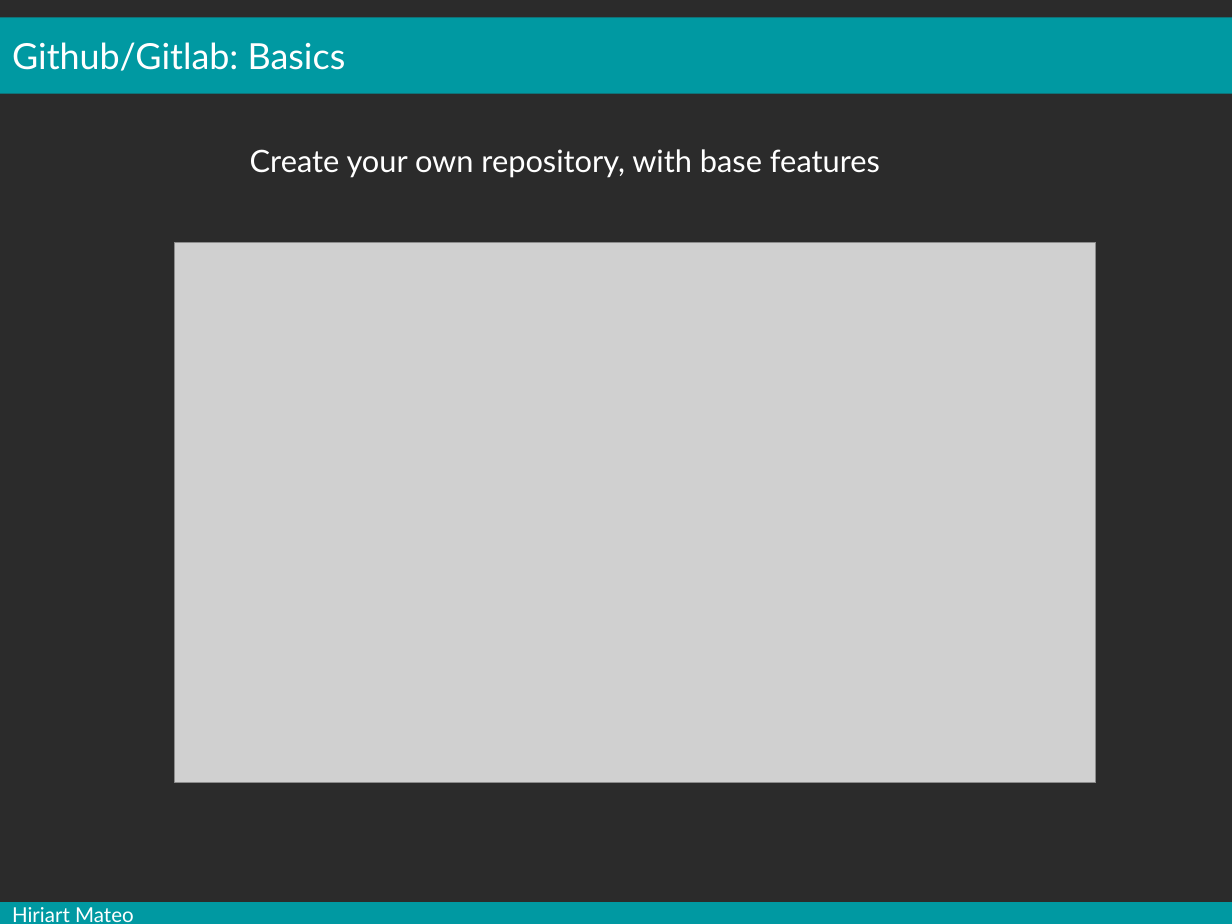
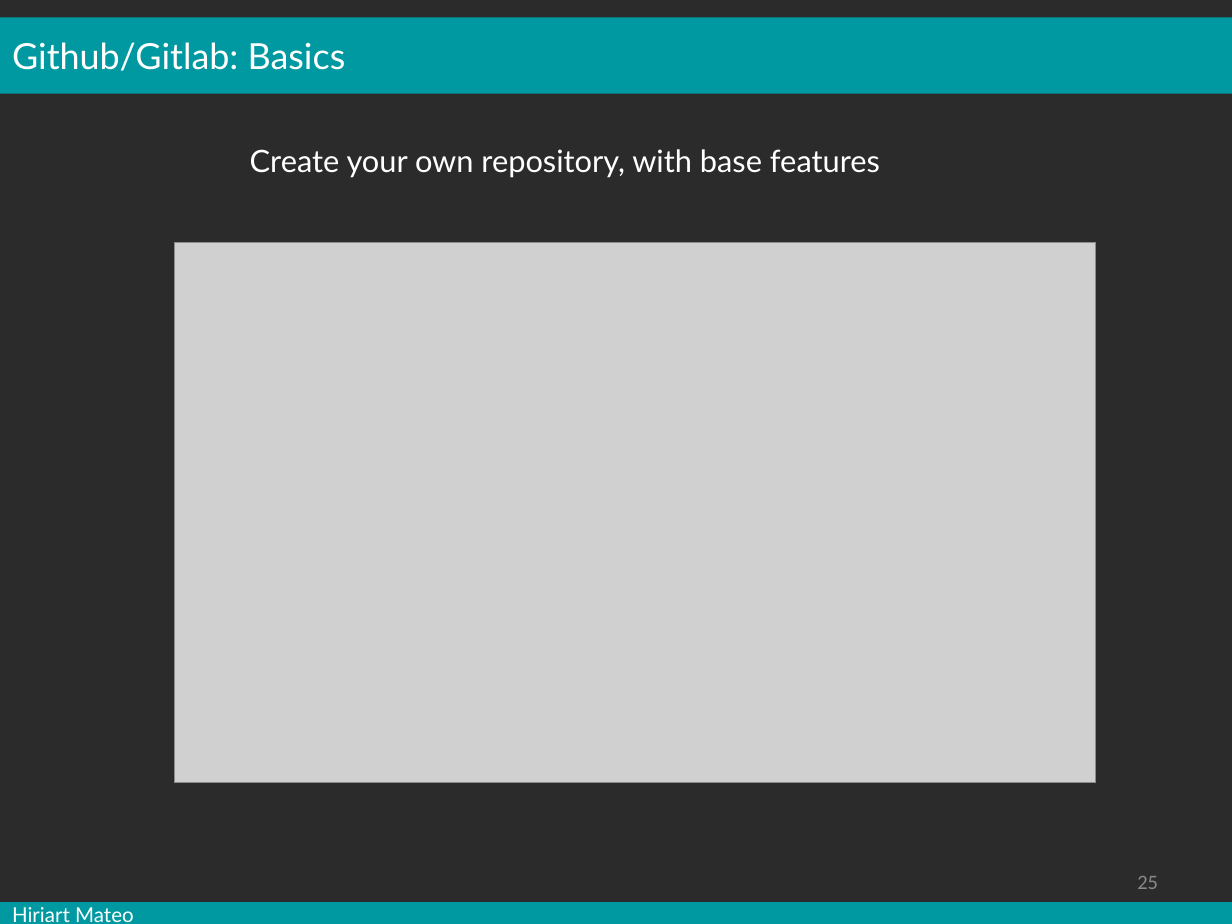
Before and after one commit to mesocentre-clermont-auvergne/formation_fair, a slide deck: slide 25 of fair_versionnage/versionnage_cours/cours.odp. Drawn at 1232x924 pixels with LibreOffice and Linux fonts; fonts in the diff are those of the drawing; grey boxes stand for pictures; background and template pictures are left out; a plain dark background stands for a picture behind light text. Boxes give left, top, right and bottom in pixels: in the first picture for what was removed or moved away, otherwise in the second. Text is boxed around its words. In the diff, an @@ line names an element or a change of style, - is before the commit and + after.

```diff
--- a/fair_versionnage/versionnage_cours/cours.odp
+++ b/fair_versionnage/versionnage_cours/cours.odp
@@ page number added at bbox=[1137, 876, 1158, 889], 12 pt, text #898989 @@
+25
```
Also in this commit, not shown: 32 other slides changed, 1 other file.
